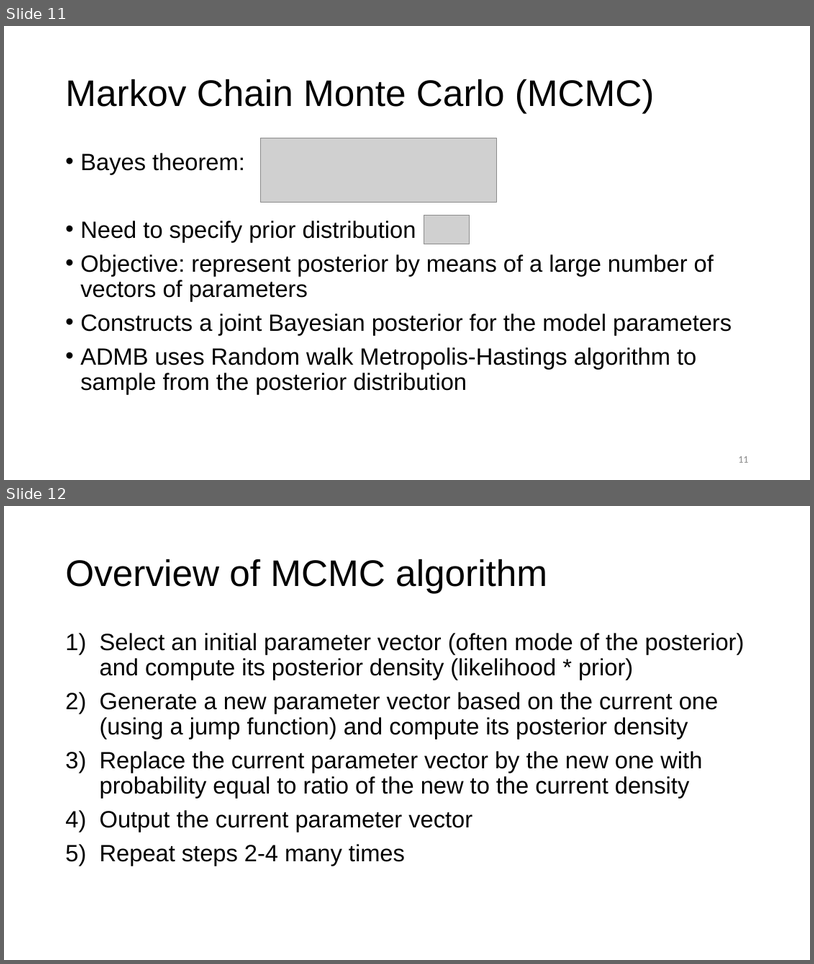
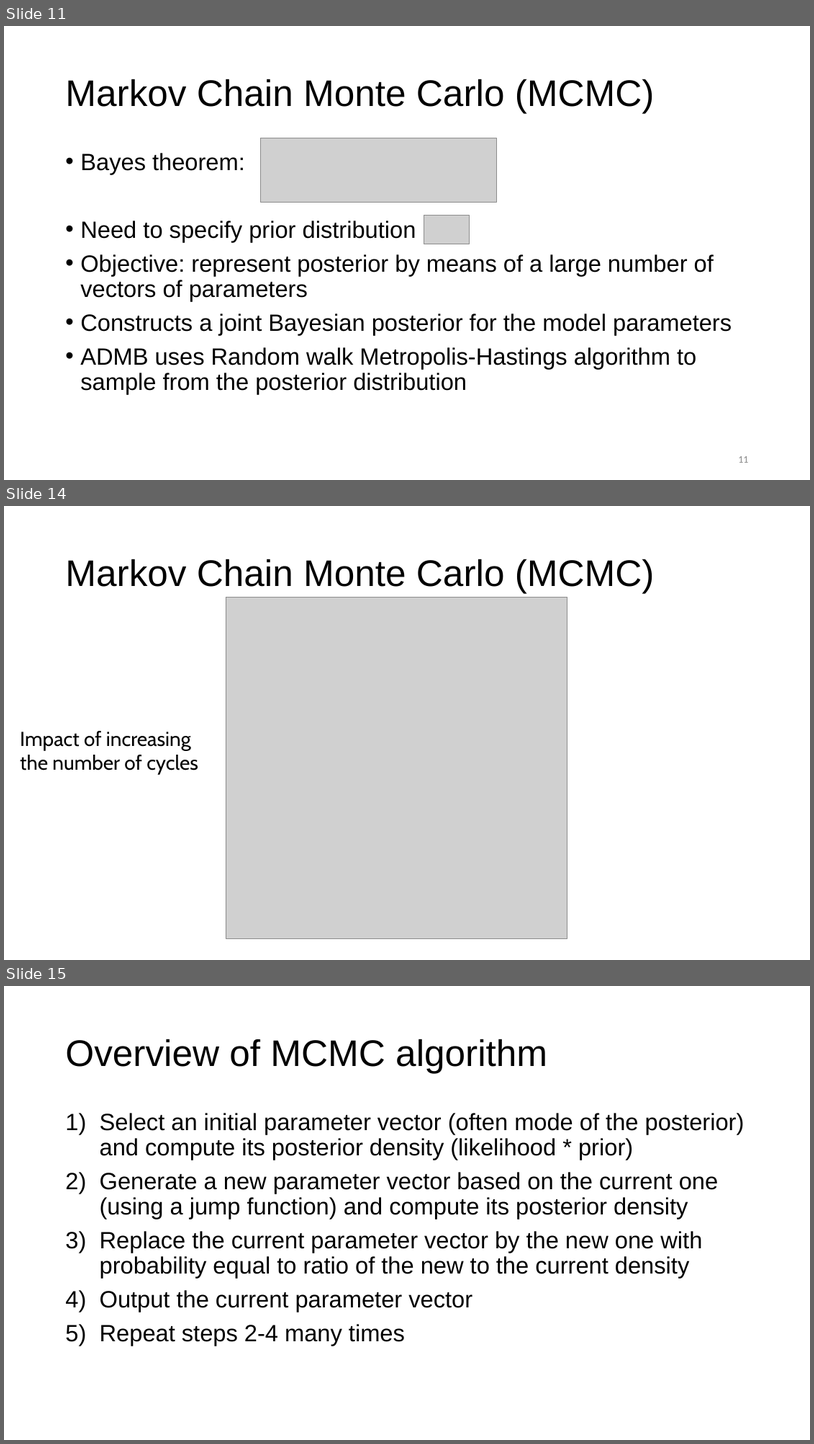
Before and after one commit to merrillrudd/ADMB_course, a slide deck: Day2/2c_Uncertainty/Uncertainty.pptx. Shown one above the other, each under a label of ours: slides 11 and 12 before the commit, slides 11, 14 and 15 after it; the slides between them are not shown. The pictures are 814x964 and 814x1444 pixels, drawn with LibreOffice and Linux fonts; fonts in the diff are those of the drawing; grey boxes stand for pictures. Boxes give left, top, right and bottom in pixels: in the first picture for what was removed or moved away, otherwise in the second. Text is boxed around its words. In the diff, an @@ line names an element or a change of style, - is before the commit and + after.

```diff
--- a/Day2/2c_Uncertainty/Uncertainty.pptx
+++ b/Day2/2c_Uncertainty/Uncertainty.pptx
@@ slide 14 added at <box>4,506,810,960</box>, background #FFFFFF @@
@@ title added at <box>65,559,655,593</box>, 44 pt, text #000000 @@
+Markov Chain Monte Carlo (MCMC)
@@ picture added at <box>226,597,568,938</box> @@
@@ text added at <box>20,731,198,775</box>, 24 pt, text #000000 @@
+Impact of increasing
+the number of cycles
@@ what was slide 12 is now slide 15 @@
```
Also in this commit, not shown: 1 slide changed, 3 other slides added, 45 other files.
